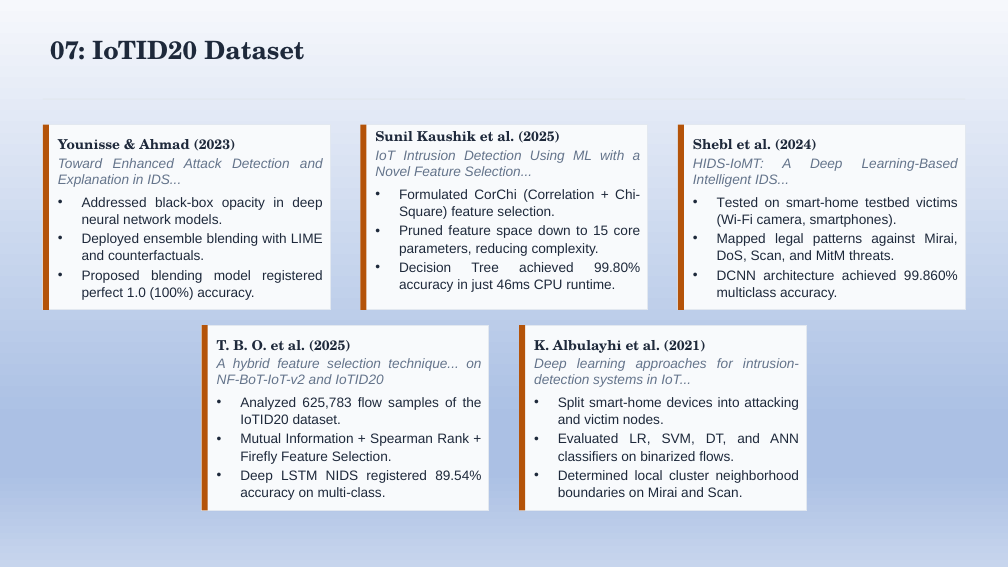
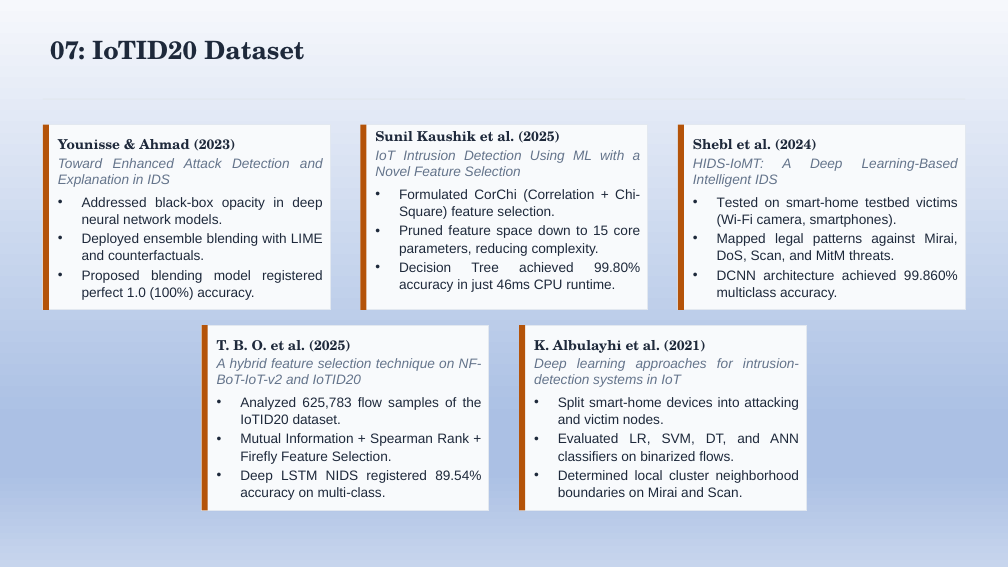
Before and after one commit to dhanusherramuri/AI_IDS, a slide deck: slide 9 of REF_PAPERS_3.pptx. Drawn at 1008x567 pixels with LibreOffice and Linux fonts; fonts in the diff are those of the drawing. Boxes give left, top, right and bottom in pixels: in the first picture for what was removed or moved away, otherwise in the second. Text is boxed around its words. In the diff, an @@ line names an element or a change of style, - is before the commit and + after.

```diff
--- a/REF_PAPERS_3.pptx
+++ b/REF_PAPERS_3.pptx
@@ text at box(58, 158, 323, 187): text changed @@
-Toward Enhanced Attack Detection and Explanation in IDS...
+Toward Enhanced Attack Detection and Explanation in IDS
@@ text at box(375, 150, 641, 176): text changed @@
-IoT Intrusion Detection Using ML with a Novel Feature Selection...
+IoT Intrusion Detection Using ML with a Novel Feature Selection
@@ text at box(693, 158, 843, 187): text changed @@
-HIDS-IoMT: A Deep Learning-Based Intelligent IDS...
+HIDS-IoMT: A Deep Learning-Based Intelligent IDS
@@ text at box(217, 358, 482, 384): text changed @@
-A hybrid feature selection technique... on NF-BoT-IoT-v2 and IoTID20
+A hybrid feature selection technique on NF-BoT-IoT-v2 and IoTID20
@@ text at box(534, 358, 799, 387): text changed @@
-Deep learning approaches for intrusion-detection systems in IoT...
+Deep learning approaches for intrusion-detection systems in IoT
```
Also in this commit, not shown: 7 other slides changed, 42 other files.
